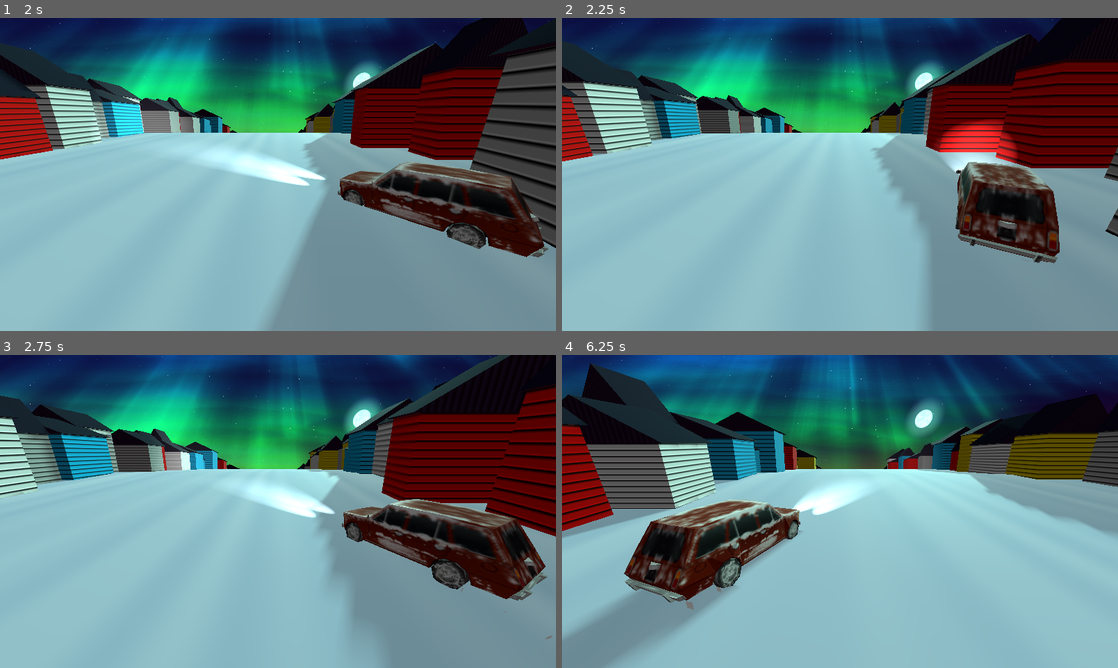
Above: before the commit, frames 1-4 (two rows, left to right).
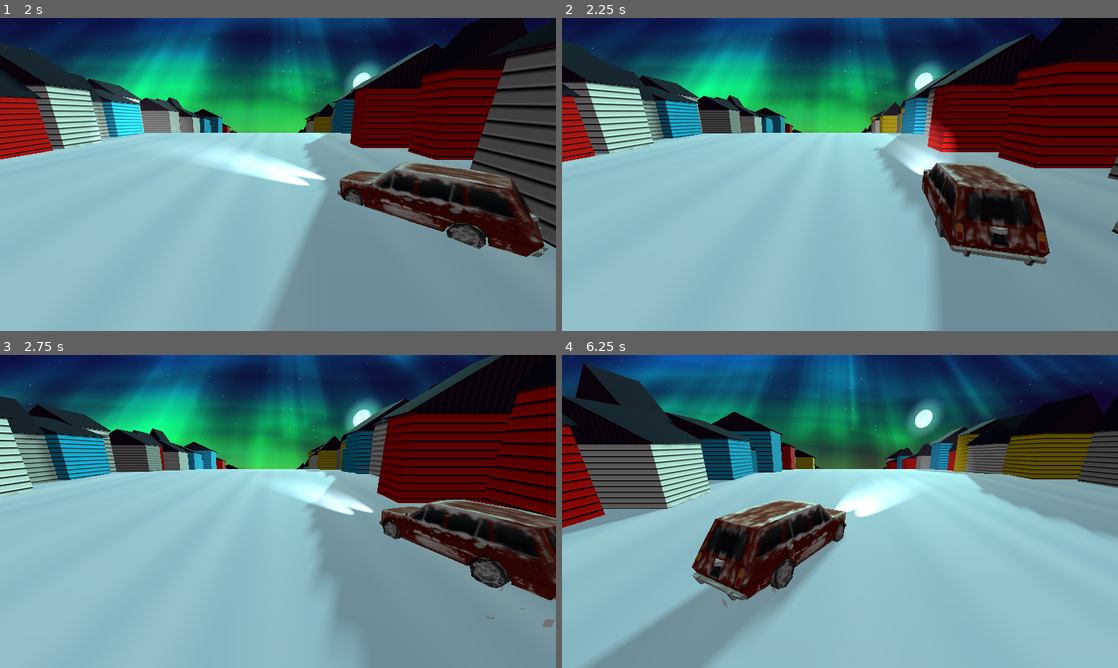
Above: after the commit, the same moments.

Repository: bjornarprytz/waves
Game: Godot game, scene res://main.tscn
Same seed, same stepped clock (60 frames per second), same inputs: the game is played once before the commit and once after it.
Inputs:
- Up to frame 1 (2 s): hold Right (ui_right) 0.53-1.28 s; hold Left (ui_left) from 1.28 s (still down)
- Up to frame 2 (2.25 s): release Left (ui_left) at 2.03 s; hold Right (ui_right) from 2.03 s (still down)
- Up to frame 3 (2.75 s): keep holding Right (ui_right)
- Up to frame 4 (6.25 s): release Right (ui_right) at 3.53 s; hold Left (ui_left) 3.53-5.78 s; hold Right (ui_right) from 5.78 s (still down)

Frame 1 is identical in both runs. In frame 2, 10% of the frame differs, in the area x 0-100%, y 0-100%; in frame 3, 14%; in frame 4, 22%, in the area x 0-100%, y 2-100%.

Commit message:
adjust out-of-bounds steering

Diff:
--- a/src/car.gd
+++ b/src/car.gd
@@ -23,37 +23,37 @@
 
 
 func _process(delta: float) -> void:
-	var left_pressed = Input.is_action_pressed("ui_left")
-	var right_pressed = Input.is_action_pressed("ui_right")
+    var left_pressed = Input.is_action_pressed("ui_left")
+    var right_pressed = Input.is_action_pressed("ui_right")
 
-	inertia = lerp(inertia, momentum, delta * 5.0)
+    inertia = lerp(inertia, momentum, delta * 5.0)
 
 
-	# Apply rubber band force when past bounds
-	if self.position.x < left_bound:
-		var distance_past = left_bound - self.position.x
-		extra_momentum += rubber_band_strength * distance_past * delta
-		momentum = move_toward(momentum, 0.0, delta * deceleration)
-	elif self.position.x > right_bound:
-		var distance_past = self.position.x - right_bound
-		extra_momentum -= rubber_band_strength * distance_past * delta
-		momentum = move_toward(momentum, 0.0, delta * deceleration)
-	else:
-		extra_momentum = move_toward(extra_momentum, 0.0, delta * rubber_band_strength * 2.0)
-		if left_pressed:
-			if (momentum > 0.0):
-				momentum += inertia * 0.5 * delta
-			momentum -= (acceleration * delta)
-		elif right_pressed:
-			if (momentum < 0.0):
-				momentum -= inertia * 0.5 * delta
-			momentum += (acceleration * delta)
-		else:
-			momentum = move_toward(momentum, 0.0, delta * deceleration)
+    # Apply rubber band force when past bounds
+    if self.position.x < left_bound:
+        var distance_past = left_bound - self.position.x
+        extra_momentum += rubber_band_strength * distance_past * delta
+        momentum = move_toward(momentum, 0.0, delta * deceleration)
+    elif self.position.x > right_bound:
+        var distance_past = self.position.x - right_bound
+        extra_momentum -= rubber_band_strength * distance_past * delta
+        momentum = move_toward(momentum, 0.0, delta * deceleration)
+    else:
+        extra_momentum = move_toward(extra_momentum, 0.0, delta * rubber_band_strength)
+        if left_pressed:
+            if (momentum > 0.0):
+                momentum += inertia * 0.5 * delta
+            momentum -= (acceleration * delta)
+        elif right_pressed:
+            if (momentum < 0.0):
+                momentum -= inertia * 0.5 * delta
+            momentum += (acceleration * delta)
+        else:
+            momentum = move_toward(momentum, 0.0, delta * deceleration)
 
 
-	momentum = clamp(momentum, -max_momentum, max_momentum)
+    momentum = clamp(momentum, -max_momentum, max_momentum)
 
-	# Move self based on momentum
-	self.position.x += (momentum + extra_momentum) * delta
-	self.rotation.y = - (momentum + extra_momentum) * .169
+    # Move self based on momentum
+    self.position.x += (momentum + extra_momentum) * delta
+    self.rotation.y = - (momentum + extra_momentum) * .169
